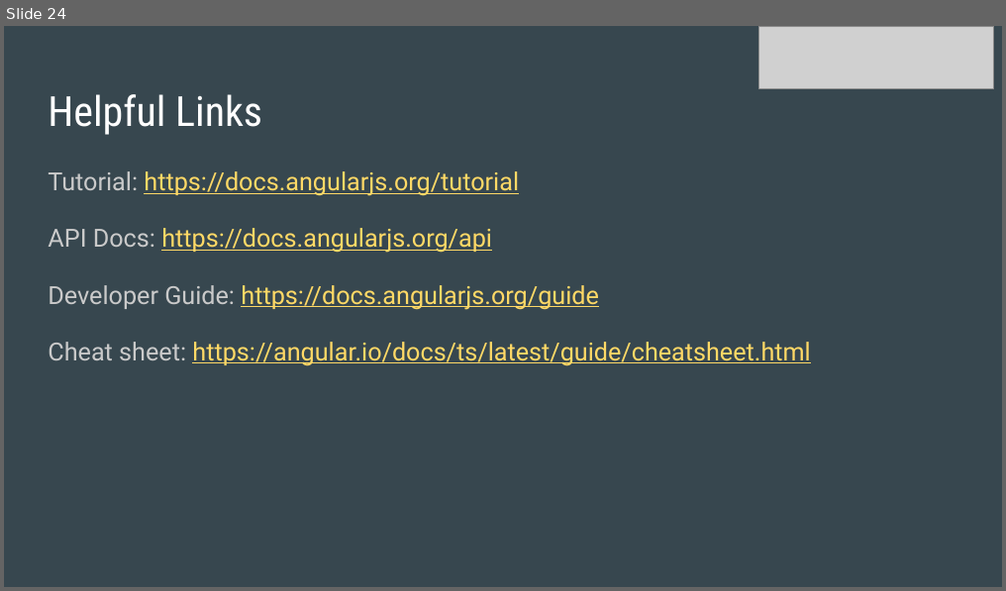
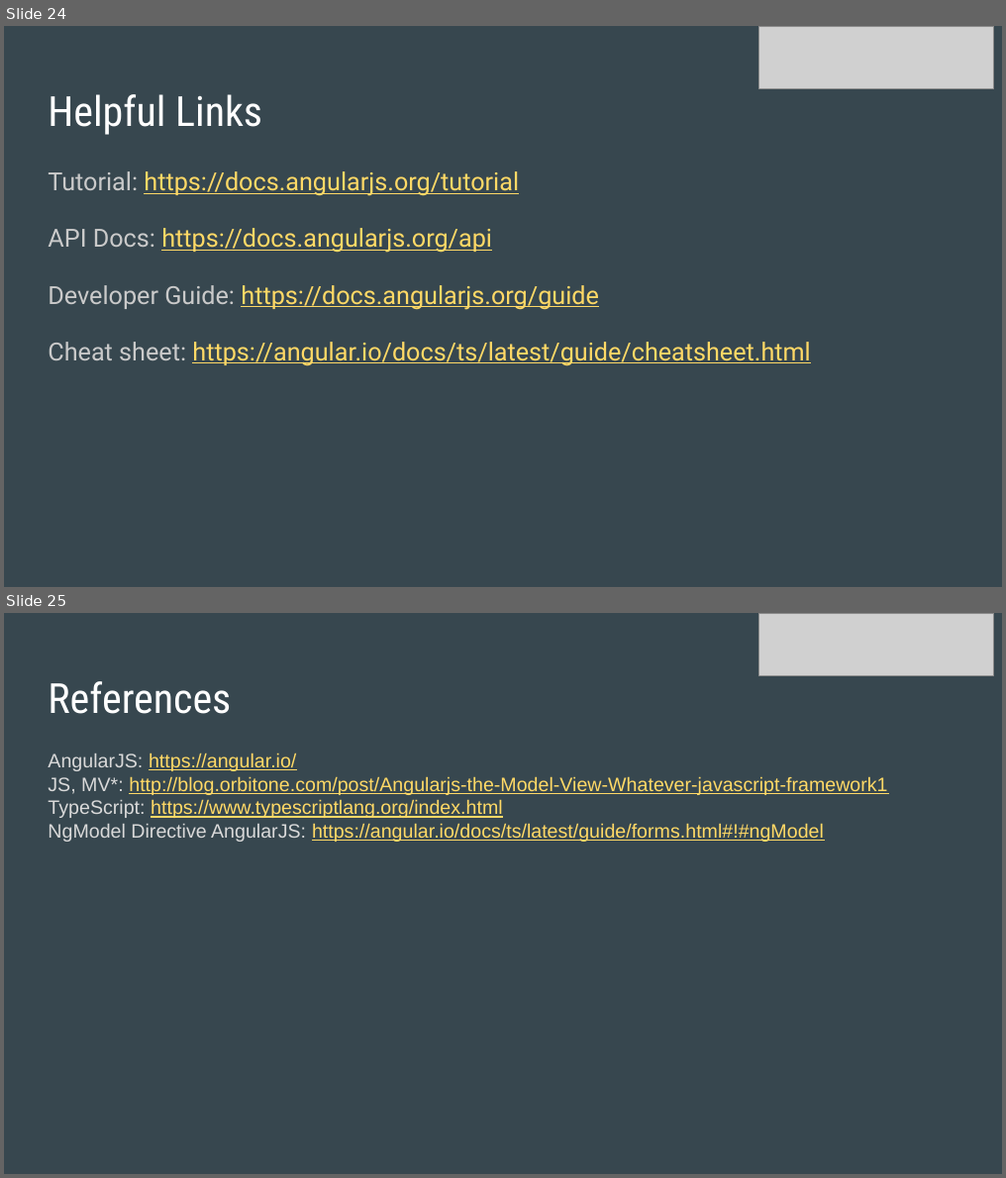
Before and after one commit to luthramanisha/angular2-tour, a slide deck: angular2-tour/ppt/AngularJS.pptx. Shown one above the other, each under a label of ours: slide 24 before the commit, slides 24 and 25 after it. The pictures are 1006x591 and 1006x1178 pixels, drawn with LibreOffice and Linux fonts; fonts in the diff are those of the drawing; grey boxes stand for pictures. Boxes give left, top, right and bottom in pixels: in the first picture for what was removed or moved away, otherwise in the second. Text is boxed around its words. In the diff, an @@ line names an element or a change of style, - is before the commit and + after.

```diff
--- a/angular2-tour/ppt/AngularJS.pptx
+++ b/angular2-tour/ppt/AngularJS.pptx
@@ slide 25 added at box(4, 613, 1002, 1174), background #37474F @@
@@ picture added at box(758, 613, 994, 676) @@
@@ title added at box(48, 681, 231, 714), 30 pt, text #FFFFFF @@
+References
@@ text added at box(48, 753, 887, 842), 14 pt, text #FFD966, underline @@
+AngularJS: https://angular.io/
+JS, MV*: http://blog.orbitone.com/post/Angularjs-the-Model-View-Whatever-javascript-framework1
+TypeScript: https://www.typescriptlang.org/index.html
+NgModel Directive AngularJS: https://angular.io/docs/ts/latest/guide/forms.html#!#ngModel
```
Also in this commit, not shown: 9 slides changed, 3 other files.
